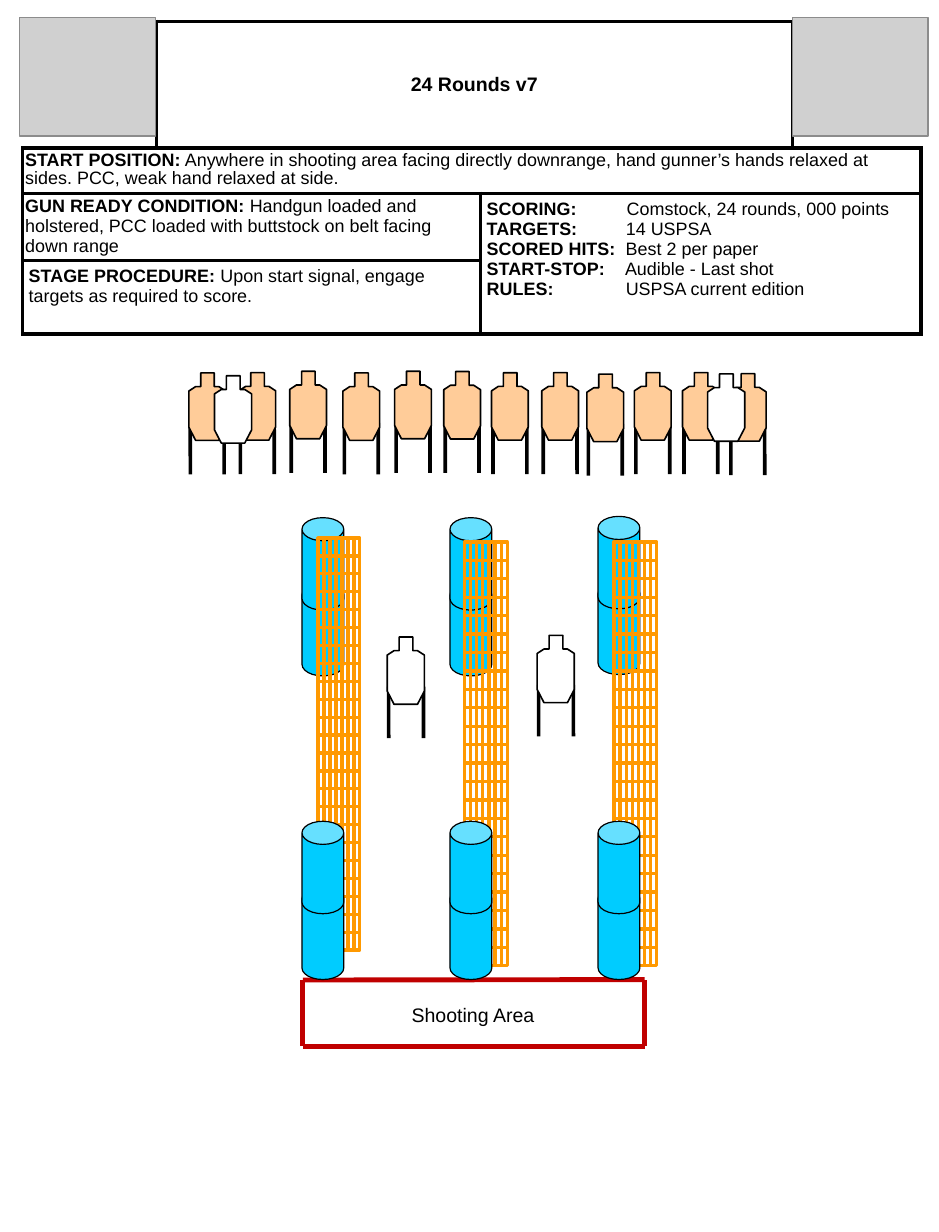
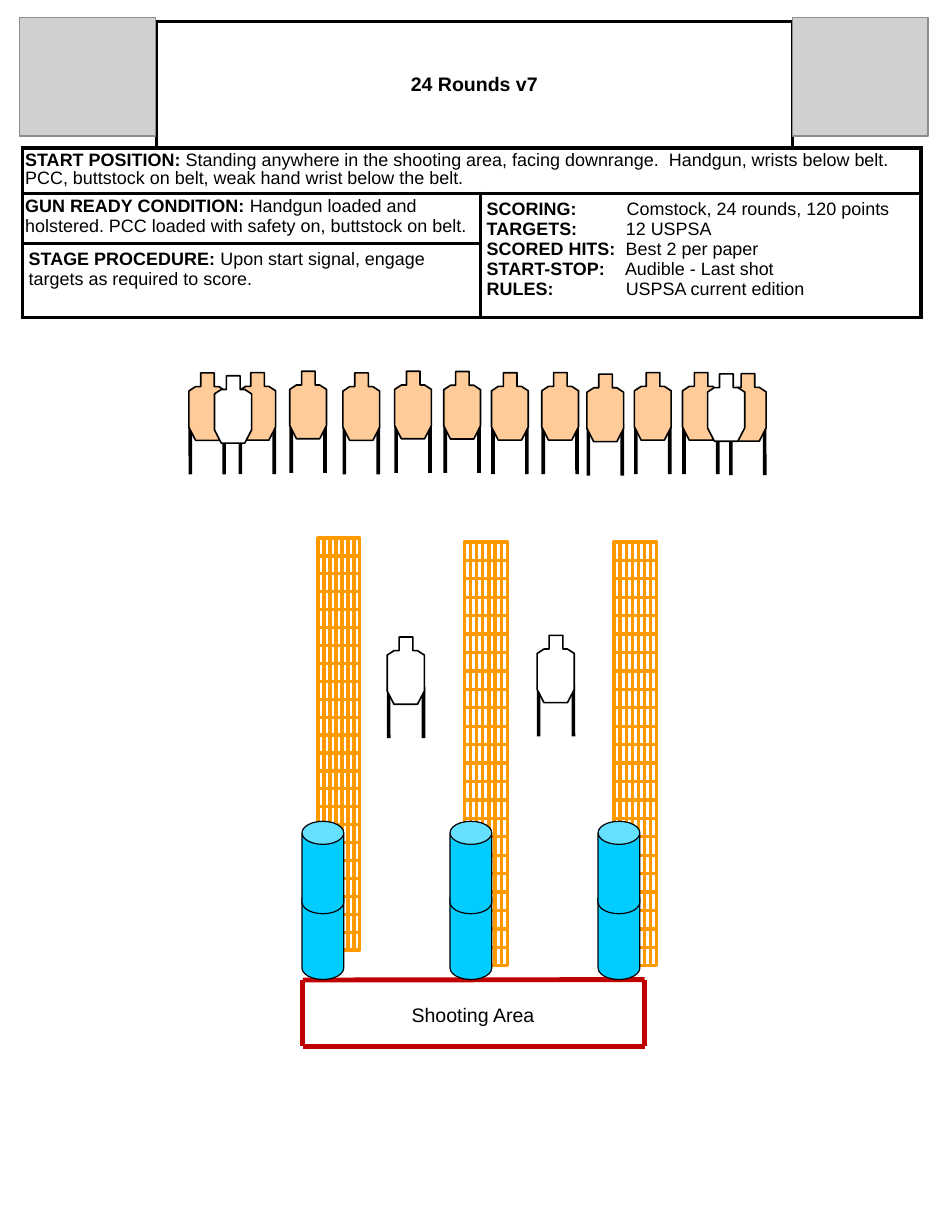
Before and after one commit to JeffSchroeder/USPSA, a slide deck: slide 1 of Stages/Indoor/Long Courses - 32 or less/24 Rounds v7.pptx. Drawn at 939x1232 pixels with LibreOffice and Linux fonts; fonts in the diff are those of the drawing; grey boxes stand for pictures. Boxes give left, top, right and bottom in pixels: in the first picture for what was removed or moved away, otherwise in the second. Text is boxed around its words. In the diff, an @@ line names an element or a change of style, - is before the commit and + after.

```diff
--- a/Stages/Indoor/Long Courses - 32 or less/24 Rounds v7.pptx
+++ b/Stages/Indoor/Long Courses - 32 or less/24 Rounds v7.pptx
@@ table at [22,21,920,320] @@
-row 2, column 1: START POSITION: Anywhere in shooting area facing directly downrange, hand gunner’s hands relaxed at sides. PCC, weak hand relaxed at side.
+row 2, column 1: START POSITION: Standing anywhere in the shooting area, facing downrange. Handgun, wrists below belt. PCC, buttstock on belt, weak hand wrist below the belt.
-row 3, column 1: GUN READY CONDITION: Handgun loaded and holstered, PCC loaded with buttstock on belt facing down range
+row 3, column 1: GUN READY CONDITION: Handgun loaded and holstered. PCC loaded with safety on, buttstock on belt.
-row 3, column 3: SCORING: Comstock, 24 rounds, 000 points / TARGETS: 14 USPSA / SCORED HITS: Best 2 per paper / START-STOP: Audible - Last shot / RULES: USPSA current edition
+row 3, column 3: SCORING: Comstock, 24 rounds, 120 points / TARGETS: 12 USPSA / SCORED HITS: Best 2 per paper / START-STOP: Audible - Last shot / RULES: USPSA current edition
@@ cylinder removed at [302,518,344,610] @@
@@ cylinder removed at [450,518,492,610] @@
@@ cylinder removed at [599,516,641,609] @@
@@ cylinder removed at [302,583,344,676] @@
@@ cylinder removed at [450,583,492,676] @@
@@ cylinder removed at [599,582,641,675] @@
```
Also in this commit, not shown: 22 other files.
